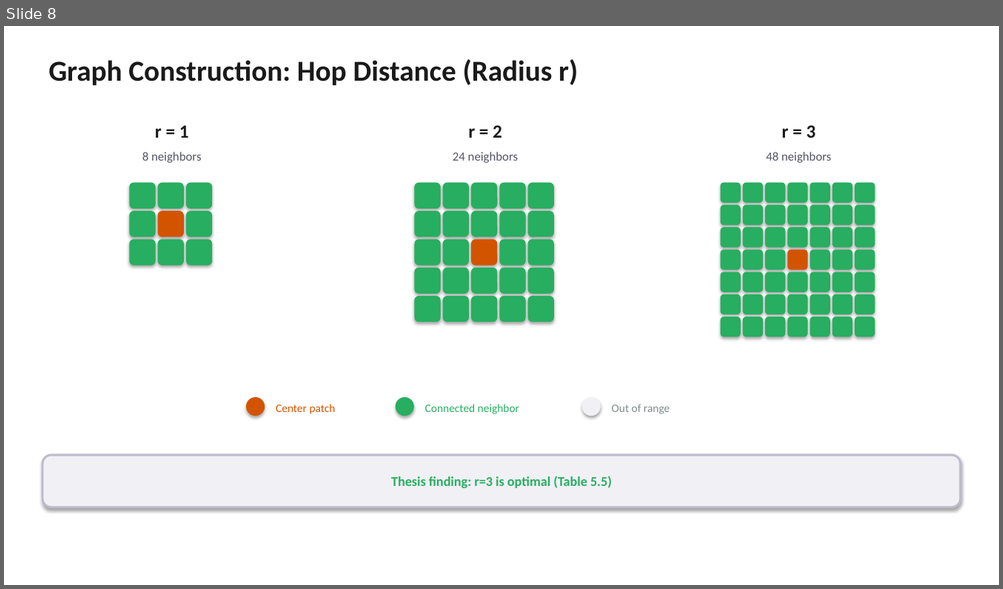
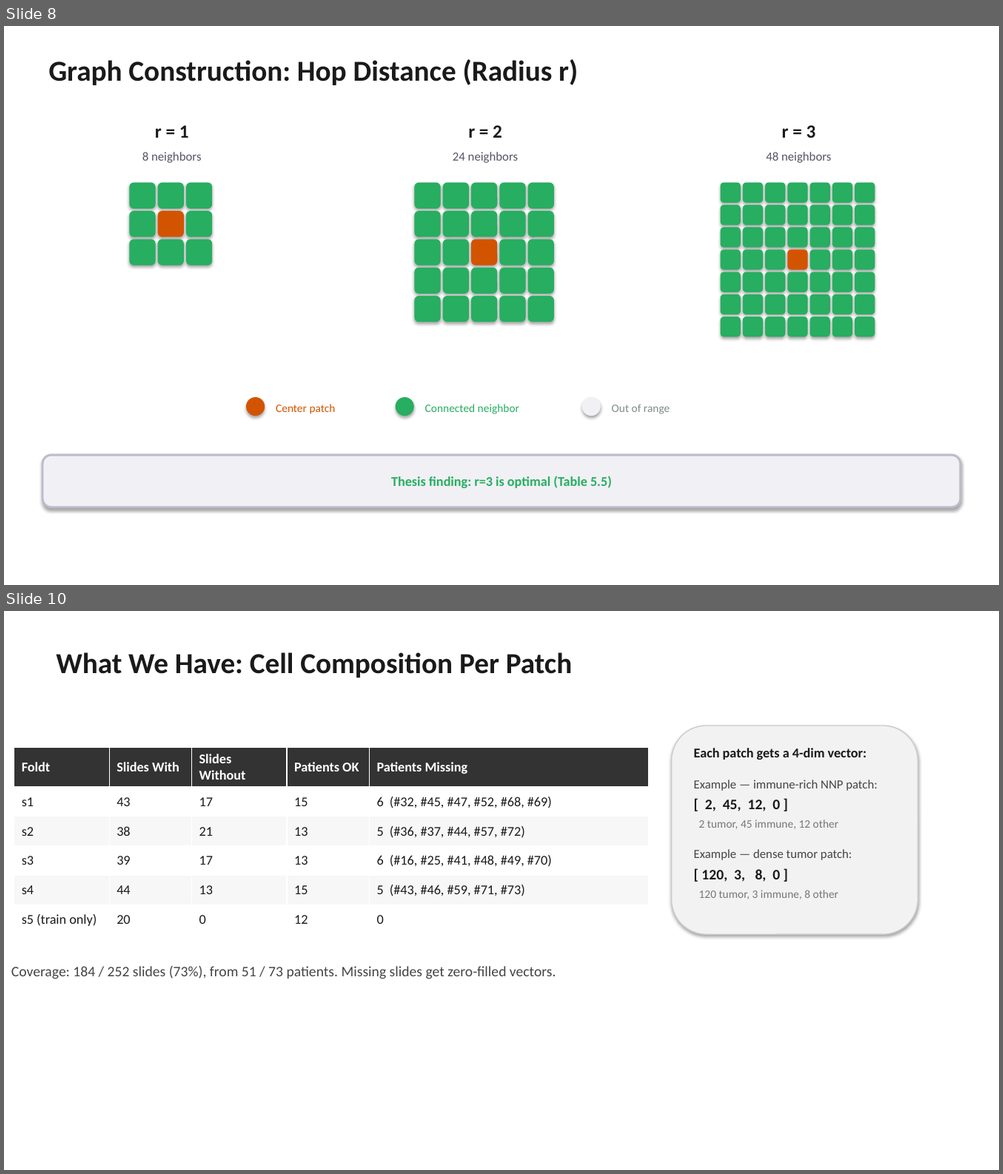
Before and after one commit to sinan-cakmak/pannet_pipeline, a slide deck: PanNET_Pipeline_Presentation.pptx. Shown one above the other, each under a label of ours: slide 8 before the commit, slides 8 and 10 after it; the slides between them are not shown. The pictures are 1003x589 and 1003x1174 pixels, drawn with LibreOffice and Linux fonts; fonts in the diff are those of the drawing. Boxes give left, top, right and bottom in pixels: in the first picture for what was removed or moved away, otherwise in the second. Text is boxed around its words. In the diff, an @@ line names an element or a change of style, - is before the commit and + after.

Commit message:
Add new documentation and presentation files for GIN model
- Introduced `GIN_EXPLAINED.md`, a comprehensive guide detailing the GIN model's functionality and its application in predicting infiltration patterns from bipartite graphs.
- Added `Cell_Gate_Mechanism.pptx`, a PowerPoint presentation outlining the Cell-Conditioned Gate mechanism, enhancing understanding of the model's biological relevance.
- Updated `PanNET_Pipeline_Presentation.pptx` with the latest findings and visual enhancements to improve clarity and engagement.

```diff
--- a/PanNET_Pipeline_Presentation.pptx
+++ b/PanNET_Pipeline_Presentation.pptx
@@ slide 10 added at bbox=[4, 611, 999, 1170], background #FFFFFF @@
@@ text added at bbox=[56, 652, 572, 678], 28 pt, text #1A1A1A, bold @@
+What We Have: Cell Composition Per Patch
@@ rounded rectangle added at bbox=[671, 726, 918, 935], fill #F2F2F2, outline #CCCCCC 1 pt @@
@@ table added at bbox=[14, 748, 647, 935], 6 rows, 5 columns @@
+Foldt | Slides With | Slides Without | Patients OK | Patients Missing
+s1 | 43 | 17 | 15 | 6 (#32, #45, #47, #52, #68, #69)
+s2 | 38 | 21 | 13 | 5 (#36, #37, #44, #57, #72)
+s3 | 39 | 17 | 13 | 6 (#16, #25, #41, #48, #49, #70)
+s4 | 44 | 13 | 15 | 5 (#43, #46, #59, #71, #73)
+s5 (train only) | 20 | 0 | 12 | 0
@@ text added at bbox=[694, 748, 876, 900], 12 pt, text #444444 @@
+Each patch gets a 4-dim vector:
+Example — immune-rich NNP patch:
+[ 2, 45, 12, 0 ]
+2 tumor, 45 immune, 12 other
+Example — dense tumor patch:
+[ 120, 3, 8, 0 ]
+120 tumor, 3 immune, 8 other
@@ text added at bbox=[11, 966, 556, 980], 14 pt, text #444444 @@
+Coverage: 184 / 252 slides (73%), from 51 / 73 patients. Missing slides get zero-filled vectors.
```
Also in this commit, not shown: 6 slides changed, 2 other slides added, 3 slides removed, 2 other files.
